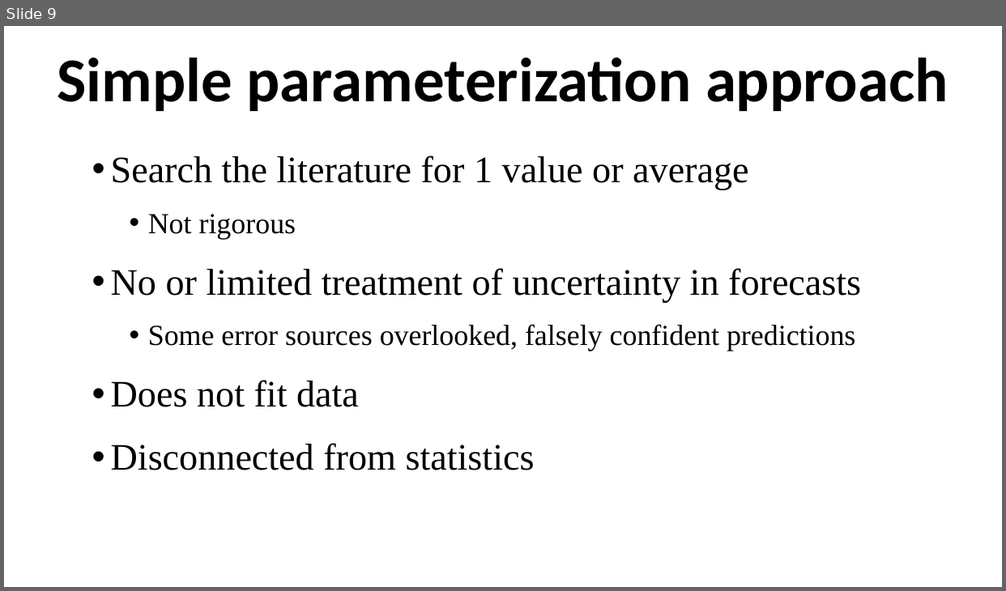
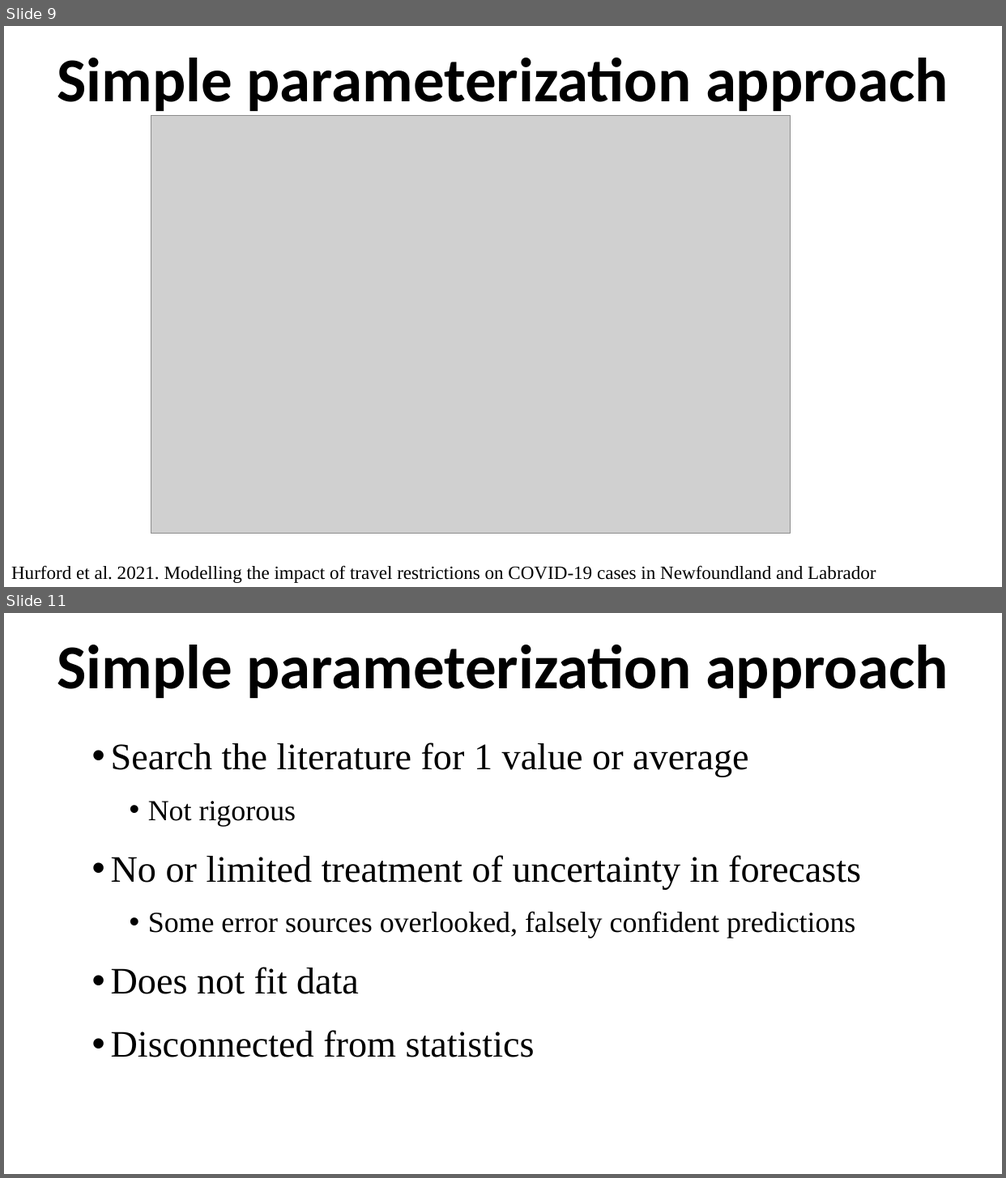
Before and after one commit to ahurford/aarms-summer-school, a slide deck: amy-lectures/Ecological_forecasting.pptx. Shown one above the other, each under a label of ours: slide 9 before the commit, slides 9 and 11 after it; the slides between them are not shown. The pictures are 1006x591 and 1006x1178 pixels, drawn with LibreOffice and Linux fonts; fonts in the diff are those of the drawing; grey boxes stand for pictures. Boxes give left, top, right and bottom in pixels: in the first picture for what was removed or moved away, otherwise in the second. Text is boxed around its words. In the diff, an @@ line names an element or a change of style, - is before the commit and + after.

Commit message:
revised EF slides

```diff
--- a/amy-lectures/Ecological_forecasting.pptx
+++ b/amy-lectures/Ecological_forecasting.pptx
@@ slide 9 added at (4,26,1002,587), background #FFFFFF @@
@@ title added at (57,58,948,116), 60 pt, text #000000, bold @@
+Simple parameterization approach
@@ picture added at (151,116,790,535) @@
@@ text added at (11,565,876,583), 18 pt, text #000000 @@
+Hurford et al. 2021. Modelling the impact of travel restrictions on COVID-19 cases in Newfoundland and Labrador
@@ what was slide 9 is now slide 11 @@
```
Also in this commit, not shown: 1 other slide added, 1 other file.
